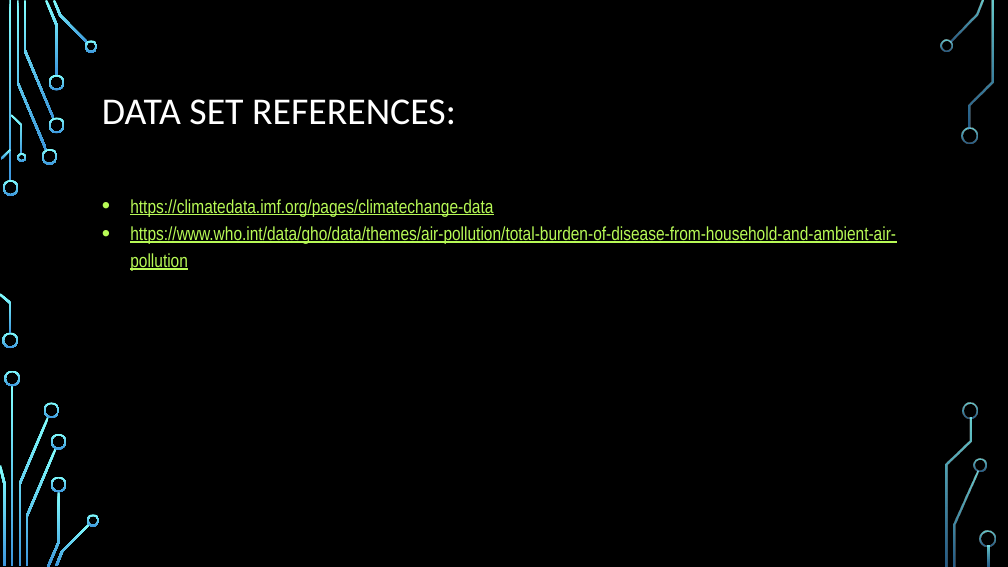
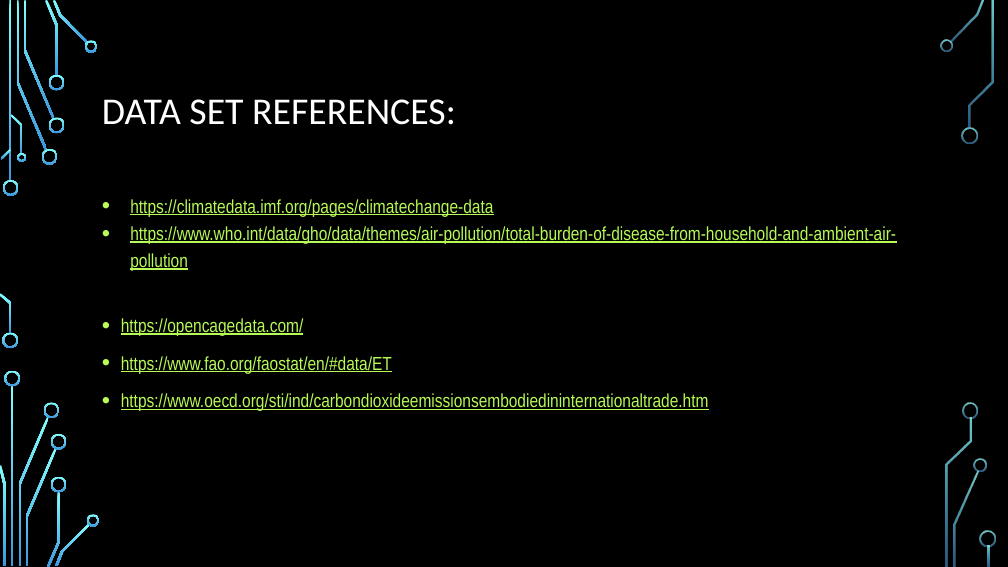
Before and after one commit to C1-10PPER/Project_03, a slide deck: slide 7 of Project 3-Gloabal Climate Change.pptx. Drawn at 1008x567 pixels with LibreOffice and Linux fonts; fonts in the diff are those of the drawing; background and template pictures are left out. Boxes give left, top, right and bottom in pixels: in the first picture for what was removed or moved away, otherwise in the second. Text is boxed around its words. In the diff, an @@ line names an element or a change of style, - is before the commit and + after.

Commit message:
updated Powerpoint

```diff
--- a/Project 3-Gloabal Climate Change.pptx
+++ b/Project 3-Gloabal Climate Change.pptx
@@ text at <box>121,318,709,411</box>: paragraphs added @@
+• https://opencagedata.com/
+• https://www.fao.org/faostat/en/#data/ET
+• https://www.oecd.org/sti/ind/carbondioxideemissionsembodiedininternationaltrade.htm
```
